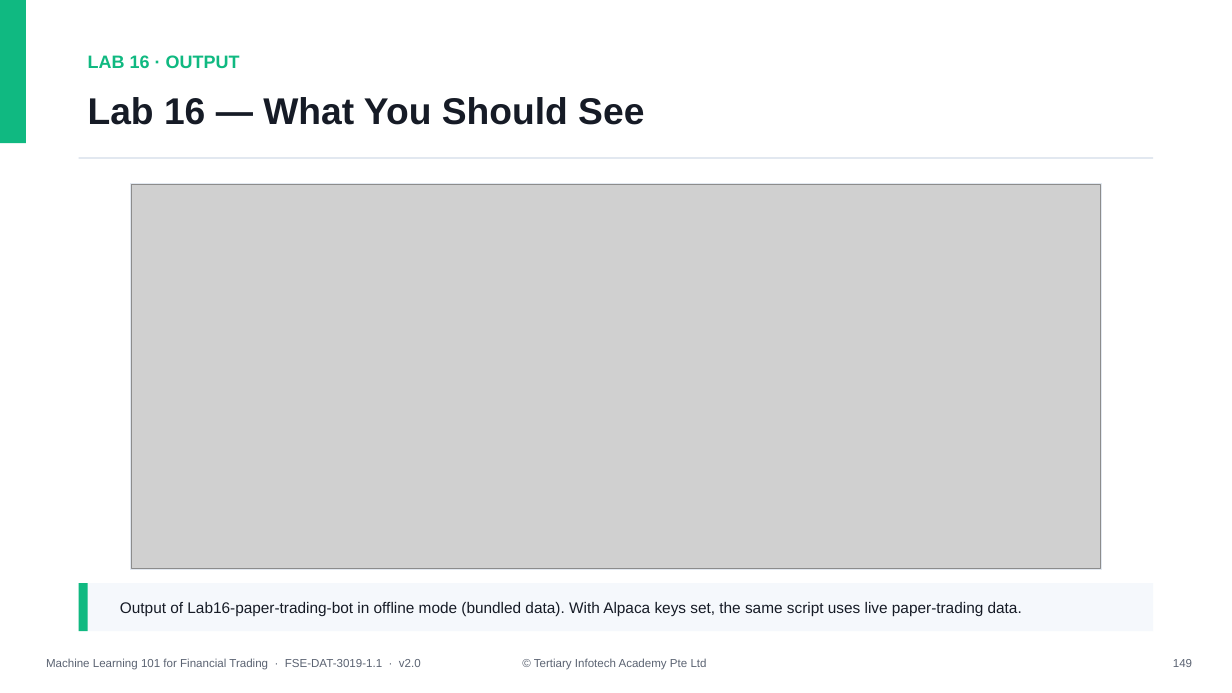
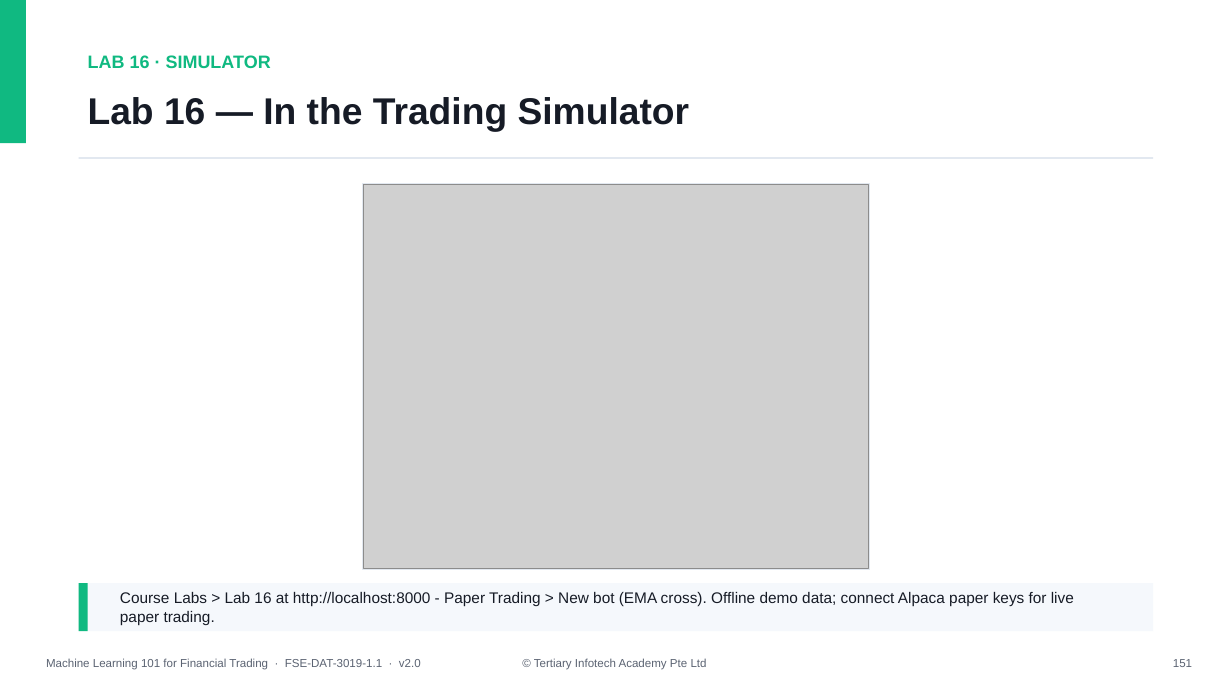
Before and after one commit to tertiarycourses/TGS-2023018794-Machine-Learning-101-for-Financial-Trading, a slide deck: slide 151 of courseware/Slides_ML 101 for Financial Trading_v2.0.pptx (slide 149 before the commit). Drawn at 1232x693 pixels with LibreOffice and Linux fonts; fonts in the diff are those of the drawing; grey boxes stand for pictures. Boxes give left, top, right and bottom in pixels: in the first picture for what was removed or moved away, otherwise in the second. Text is boxed around its words. In the diff, an @@ line names an element or a change of style, - is before the commit and + after.

```diff
--- a/courseware/Slides_ML 101 for Financial Trading_v2.0.pptx
+++ b/courseware/Slides_ML 101 for Financial Trading_v2.0.pptx
@@ text at (x1=88, y1=55, x2=271, y2=68): text changed @@
-LAB 16 · OUTPUT
+LAB 16 · SIMULATOR
@@ text at (x1=88, y1=97, x2=690, y2=132): text changed @@
-Lab 16 — What You Should See
+Lab 16 — In the Trading Simulator
@@ rectangle resized from (x1=130, y1=184, x2=1102, y2=569) to (x1=362, y1=184, x2=869, y2=569) @@
@@ picture resized from (x1=131, y1=185, x2=1101, y2=568) to (x1=364, y1=185, x2=869, y2=568) @@
@@ text at (x1=120, y1=592, x2=1074, y2=626): text changed @@
-Output of Lab16-paper-trading-bot in offline mode (bundled data). With Alpaca keys set, the same script uses live paper-trading data.
+Course Labs > Lab 16 at http://localhost:8000 - Paper Trading > New bot (EMA cross). Offline demo data; connect Alpaca paper keys for live paper trading.
@@ text at (x1=1173, y1=659, x2=1192, y2=667): text changed @@
-149
+151
```
Also in this commit, not shown: 104 other slides changed, 3 slides added, 29 other files.
